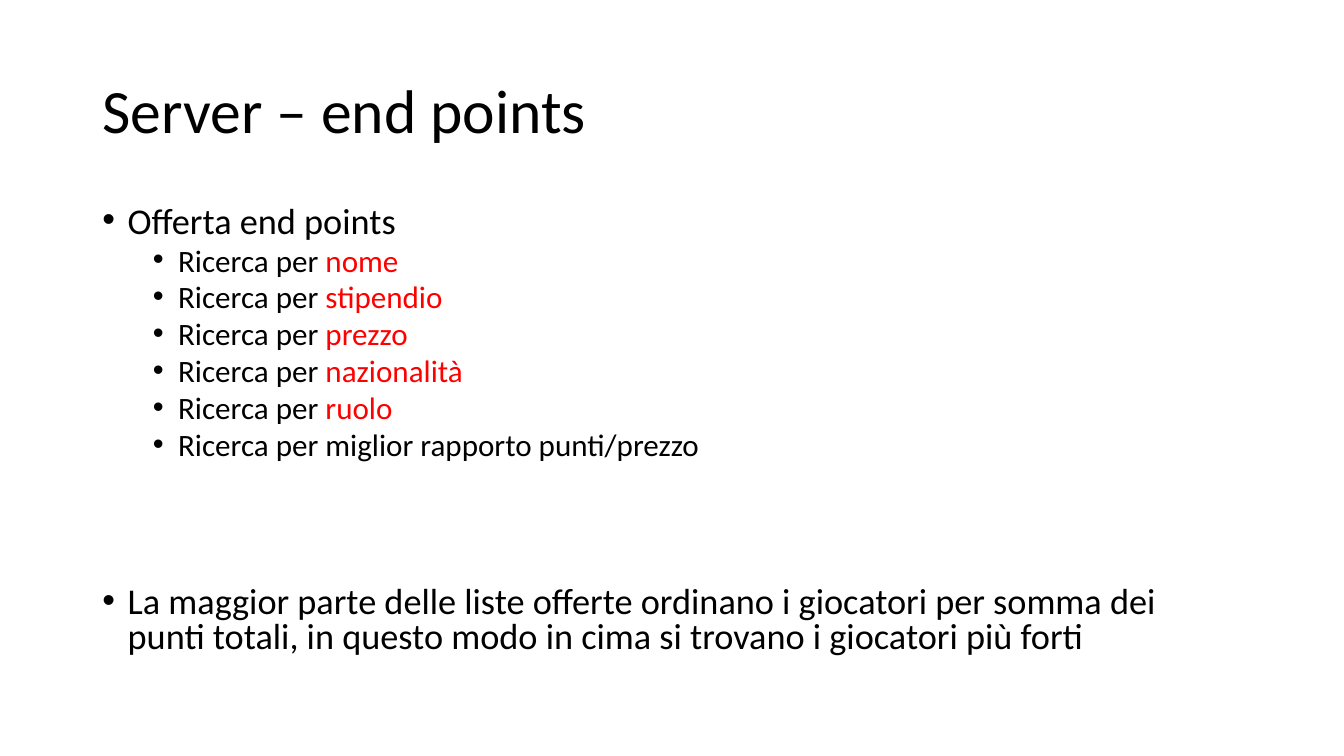
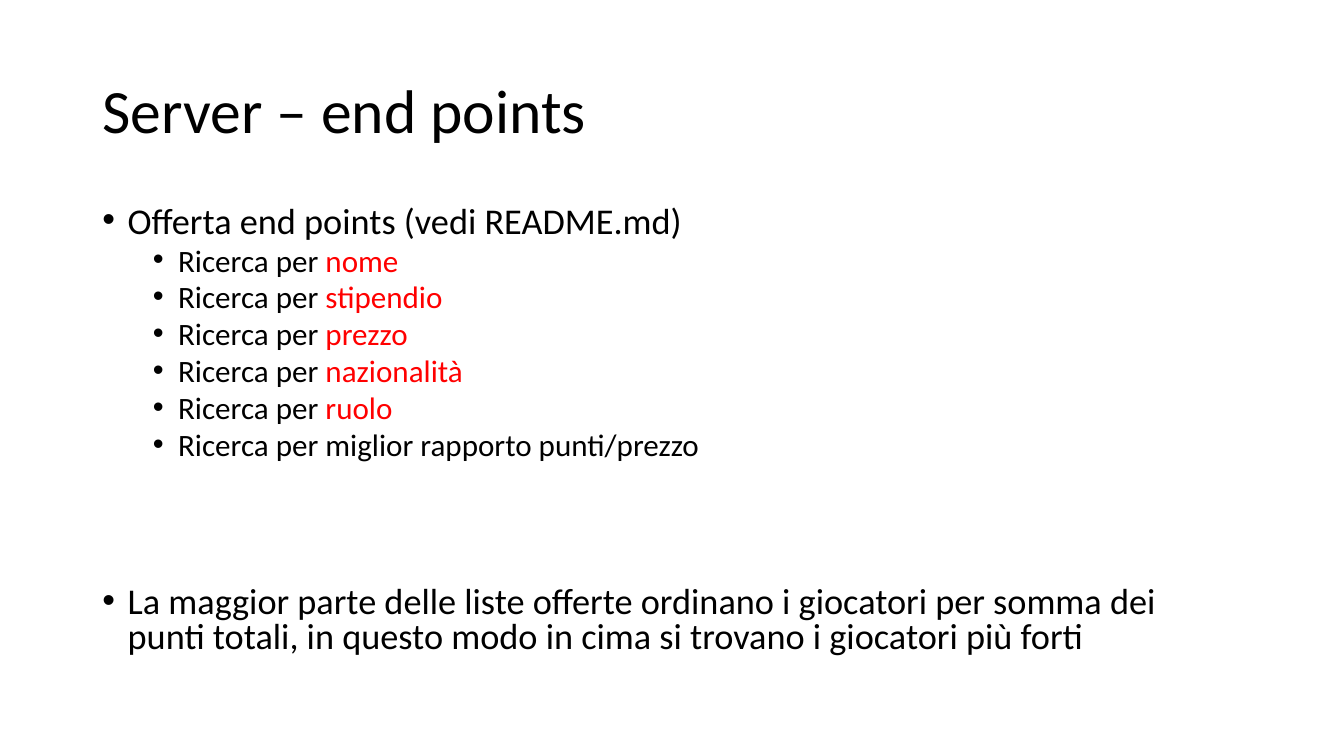
Before and after one commit to mellacsi/FIFA18Skiller, a slide deck: slide 7 of Applicazioni_Service_Oriented.pptx. Drawn at 1344x756 pixels with LibreOffice and Linux fonts; fonts in the diff are those of the drawing. Boxes give left, top, right and bottom in pixels: in the first picture for what was removed or moved away, otherwise in the second. Text is boxed around its words. In the diff, an @@ line names an element or a change of style, - is before the commit and + after.

Commit message:
Final ppt

```diff
--- a/Applicazioni_Service_Oriented.pptx
+++ b/Applicazioni_Service_Oriented.pptx
@@ text at <box>128,207,682,240</box>: text changed @@
-• Offerta end points
+• Offerta end points (vedi README.md)
```
